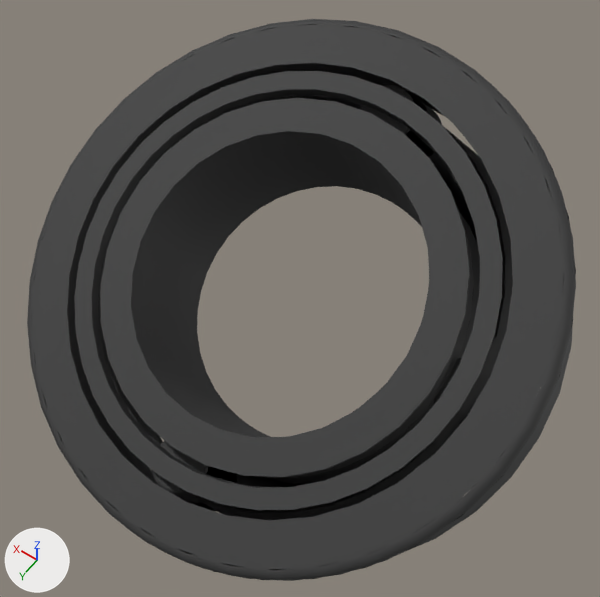
The glTF model public/models/Parts/Steering Head TRB.glb as it was, and as the next commit left it.
Before and after are seen from a camera (50 mm lens) standing at (-0.89, -3.924, 1.504) and looking at (-0.667, -4.236, 1.014). The lights are fixed; the arrows at lower left show +X, +Y and +Z. The older version comes first. Where no turn or scale is listed for an object, it has been applied to the vertices.

Objects in the first picture: 'final bike mod.002'.
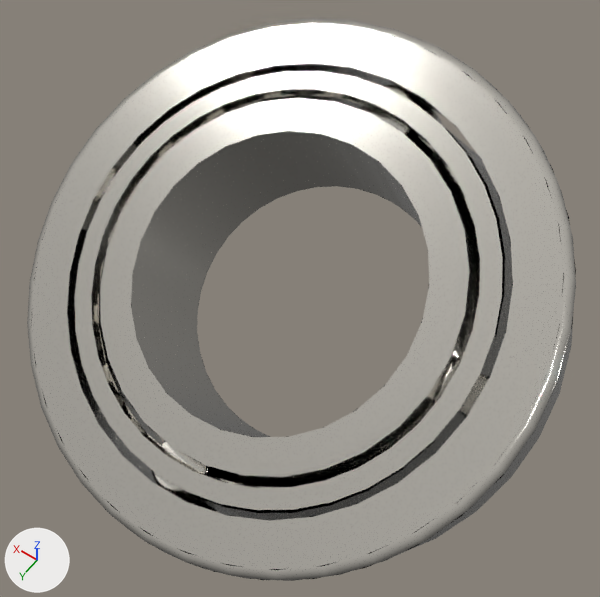
The change, as a list of edits to the scene's bpy script:
```text
Add img_painted_steel_24_metallic_painted_steel_24_roughness:
    img_painted_steel_24_metallic_painted_steel_24_roughness = load_image('painted_steel_24_metallic-painted_steel_24_roughness', '_unpacked/painted_steel_24_metallic-painted_steel_24_roughness', 2048, 2048, 'Non-Color')
Add img_painted_steel_24_normal:
    img_painted_steel_24_normal = load_image('painted_steel_24_normal', '_unpacked/painted_steel_24_normal', 2048, 2048, 'Non-Color')
Add img_painted_steel_24_color:
    img_painted_steel_24_color = load_image('painted_steel_24_color', '_unpacked/painted_steel_24_color', 2048, 2048, 'sRGB')
Add mat_painted_steel:
    mat_painted_steel = bpy.data.materials.new('Painted Steel')
    # uses the picture img_painted_steel_24_color
    # uses the picture img_painted_steel_24_metallic_painted_steel_24_roughness
    # uses the picture img_painted_steel_24_normal
Change me_final_bike_mod_002:
    where me_final_bike_mod_002.from_pydata(...)  # 5293 vertices, 8976 faces; spans x -0.861..-0.463, y -4.429..-4.041, z 0.874..1.157
    remove me_final_bike_mod_002.materials.append(mat_material_009)  # dark grey #343434
    add me_final_bike_mod_002.materials.append(mat_painted_steel)
```

Boxes (x1, y1, x2, y2) around the edits, measured in the pictures (600 x 597 px):
'final bike mod.002', recoloured (dark grey to grey): (27, 19, 576, 581) in both
